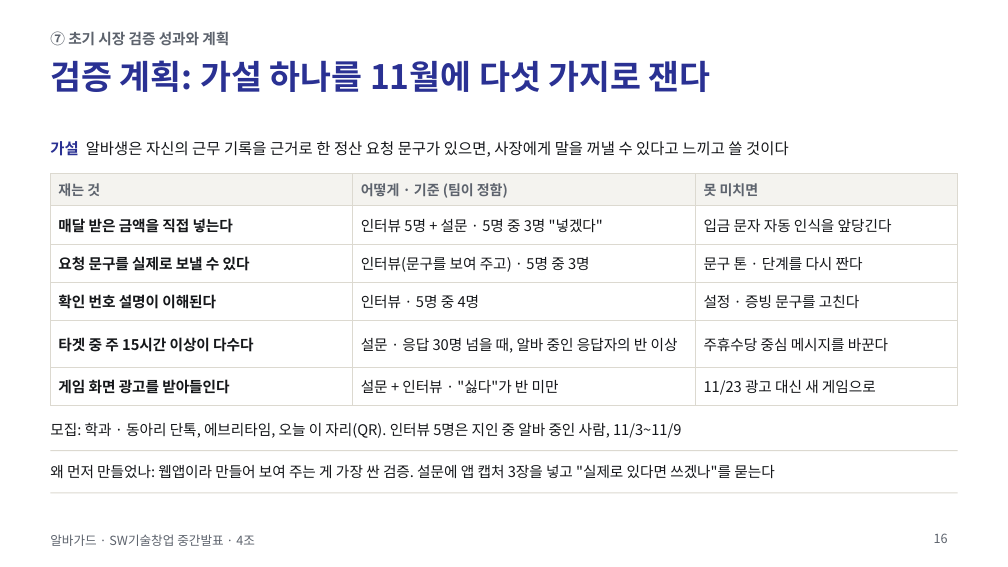
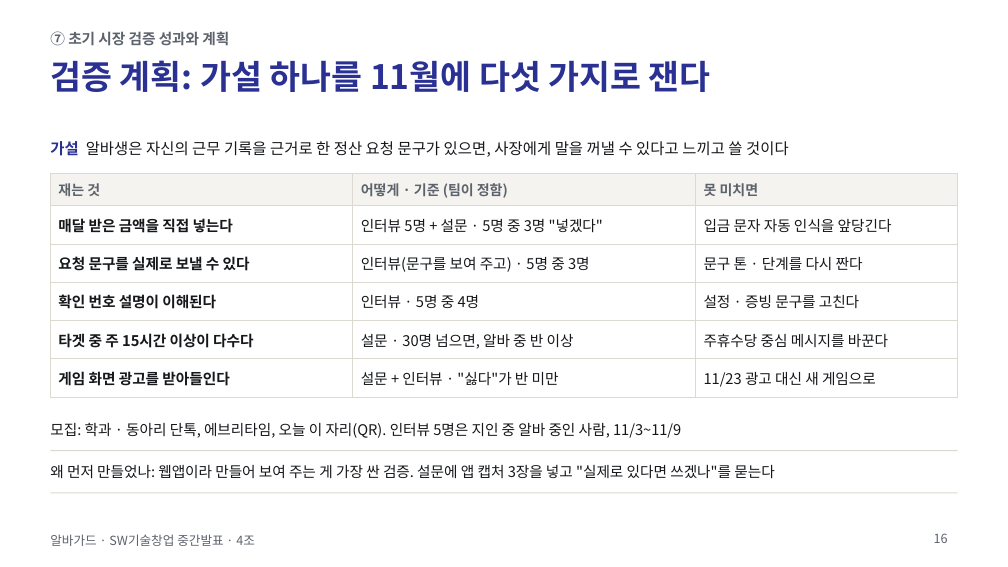
Before and after one commit to jihooni217/albaguard, a slide deck: slide 16 of docs/06_중간발표_PPT.pptx. Drawn at 1008x567 pixels with LibreOffice and Linux fonts; fonts in the diff are those of the drawing. Boxes give left, top, right and bottom in pixels: in the first picture for what was removed or moved away, otherwise in the second. Text is boxed around its words. In the diff, an @@ line names an element or a change of style, - is before the commit and + after.

```diff
--- a/docs/06_중간발표_PPT.pptx
+++ b/docs/06_중간발표_PPT.pptx
@@ table at [50, 173, 958, 391] @@
-row 5, column 2: 설문 · 응답 30명 넘을 때, 알바 중인 응답자의 반 이상
+row 5, column 2: 설문 · 30명 넘으면, 알바 중 반 이상
```
Also in this commit, not shown: 5 other slides changed, 1 other file.
